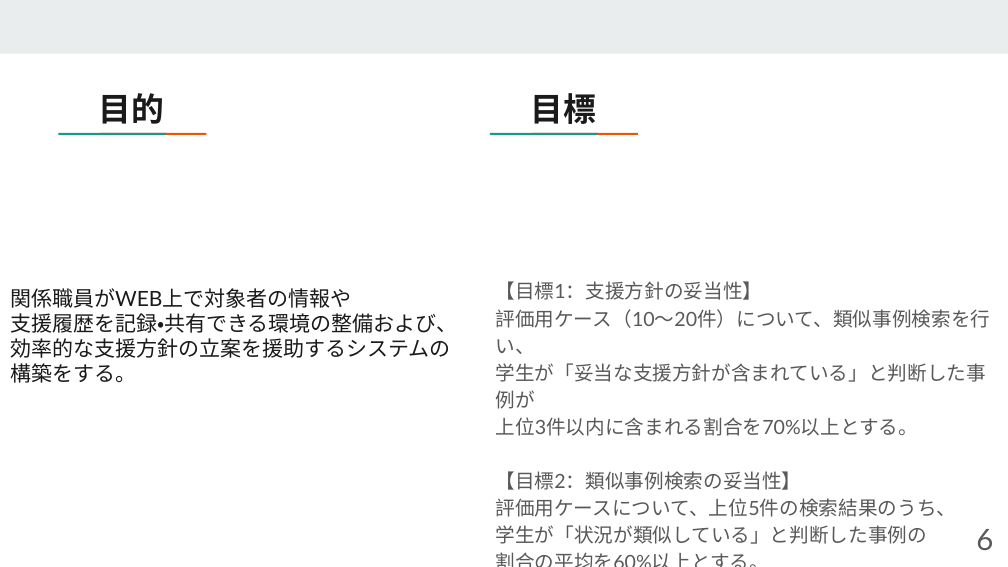
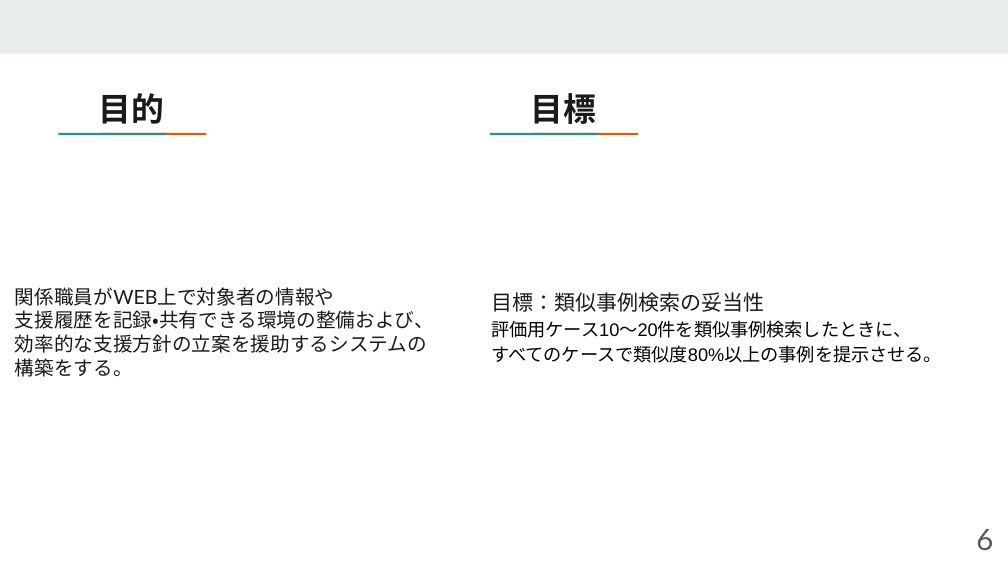
Before and after one commit to UMEZAWADAN/SD-5, a slide deck: slide 6 of SD-5.pptx (slide 9 before the commit). Drawn at 1008x567 pixels with LibreOffice and Linux fonts; fonts in the diff are those of the drawing. Boxes give left, top, right and bottom in pixels: in the first picture for what was removed or moved away, otherwise in the second. Text is boxed around its words. In the diff, an @@ line names an element or a change of style, - is before the commit and + after.

```diff
--- a/SD-5.pptx
+++ b/SD-5.pptx
@@ text "関係職員がWEB上で対象者の情報や" at <box>15,287,434,377</box>: size 15 to 14 pt @@
@@ text added at <box>491,292,942,363</box>, 13 pt, text #000000 @@
+目標：類似事例検索の妥当性
+評価用ケース10〜20件を類似事例検索したときに、
+すべてのケースで類似度80%以上の事例を提示させる。
@@ text removed at <box>495,281,990,544</box> @@
-【目標1：支援方針の妥当性】
-評価用ケース（10〜20件）について、類似事例検索を行い、
-学生が「妥当な支援方針が含まれている」と判断した事例が
-上位3件以内に含まれる割合を70%以上とする。
-【目標2：類似事例検索の妥当性】
-評価用ケースについて、上位5件の検索結果のうち、
-学生が「状況が類似している」と判断した事例の
-割合の平均を60%以上とする。
```
Also in this commit, not shown: 16 other slides changed, 10 slides added, 3 slides removed.
